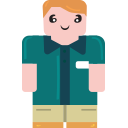
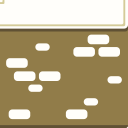
Revision of a layered 128 × 128 image; what changed, layer by layer:
added layer "Calque 41" above "Calque 40" over box(0, 0, 128, 128)
hid "Calque 35" over box(22, 0, 105, 128)
